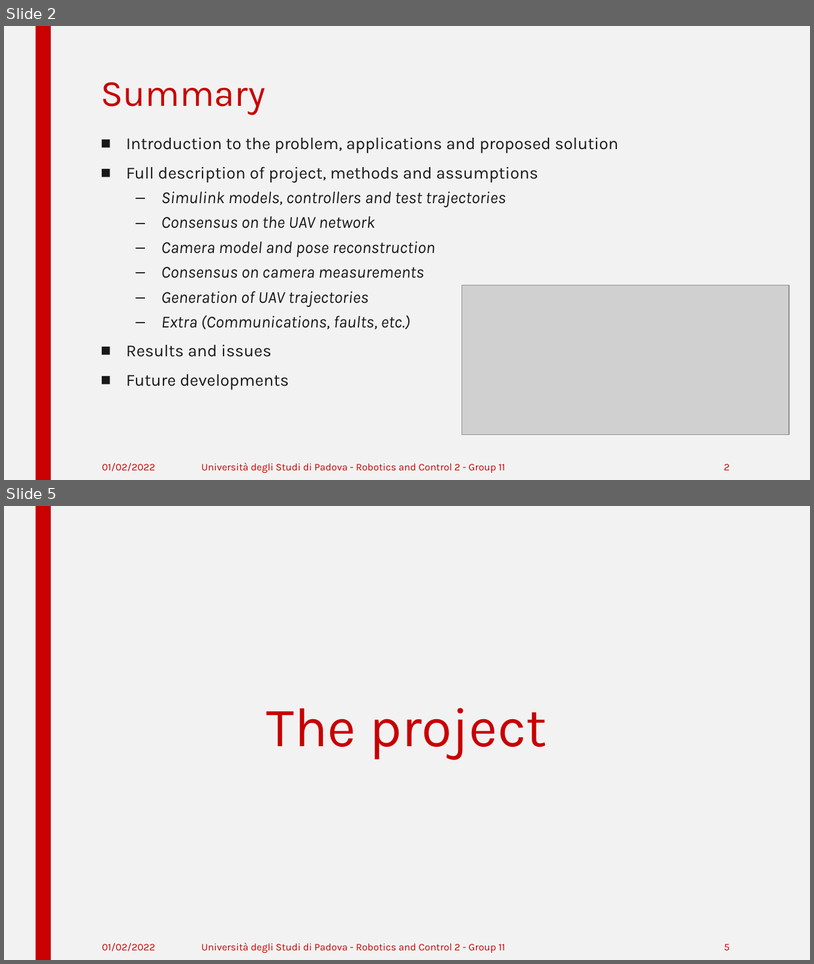
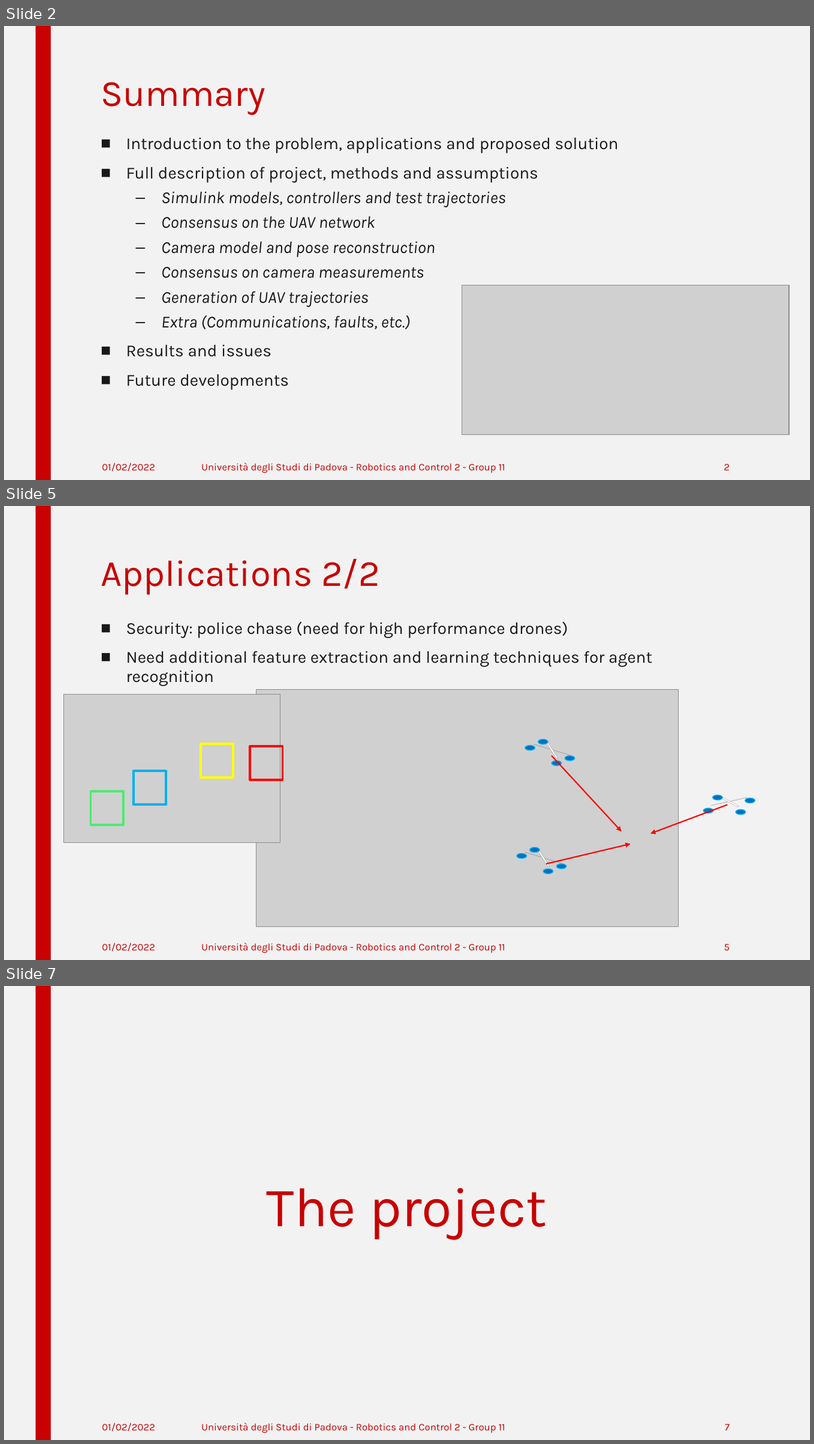
Before and after one commit to edopast/ROBOTICS_2_project, a slide deck: Presentation.pptx. Shown one above the other, each under a label of ours: slides 2 and 5 before the commit, slides 2, 5 and 7 after it; the slides between them are not shown. The pictures are 814x964 and 814x1444 pixels, drawn with LibreOffice and Linux fonts; fonts in the diff are those of the drawing; grey boxes stand for pictures. Boxes give left, top, right and bottom in pixels: in the first picture for what was removed or moved away, otherwise in the second. Text is boxed around its words. In the diff, an @@ line names an element or a change of style, - is before the commit and + after.

```diff
--- a/Presentation.pptx
+++ b/Presentation.pptx
@@ slide 5 added at (x1=4, y1=506, x2=810, y2=960), background #F2F2F2; not listed: 1 template element that a slide beside it also shows @@
@@ title added at (x1=101, y1=559, x2=380, y2=595), 44 pt, text #C80000 @@
+Applications 2/2
@@ text added at (x1=126, y1=622, x2=653, y2=686), 20 pt, text #181818 @@
+■ Security: police chase (need for high performance drones)
+■ Need additional feature extraction and learning techniques for agent recognition
@@ picture added at (x1=63, y1=694, x2=280, y2=843) @@
@@ picture added at (x1=256, y1=690, x2=679, y2=927) @@
@@ plus added at (x1=525, y1=723, x2=578, y2=775), fill #FFFFFF, outline #F2F2F2 2.75 pt @@
@@ ellipse added at (x1=539, y1=739, x2=548, y2=744), fill #0070C0, outline #00B0F0 1 pt @@
@@ rectangle added at (x1=201, y1=744, x2=233, y2=778), outline #FFFF00 2.75 pt @@
@@ rectangle added at (x1=250, y1=746, x2=283, y2=780), outline #FF0000 2.75 pt @@
@@ ellipse added at (x1=525, y1=745, x2=535, y2=750), fill #0070C0, outline #00B0F0 1 pt @@
@@ arrow added from (552, 756) to (621, 831), #FF0000 1.5 pt @@
@@ ellipse added at (x1=566, y1=756, x2=575, y2=760), fill #0070C0, outline #00B0F0 1 pt @@
@@ rectangle added at (x1=134, y1=771, x2=166, y2=805), outline #00B0F0 2.75 pt @@
@@ ellipse added at (x1=552, y1=760, x2=562, y2=766), fill #0070C0, outline #00B0F0 1 pt @@
@@ rectangle added at (x1=90, y1=791, x2=123, y2=825), outline #4BEB71 2.75 pt @@
@@ plus added at (x1=708, y1=781, x2=751, y2=822), fill #FFFFFF, outline #F2F2F2 2.75 pt @@
@@ arrow added from (728, 804) to (651, 833), #FF0000 1.5 pt @@
@@ ellipse added at (x1=704, y1=808, x2=714, y2=813), fill #0070C0, outline #00B0F0 1 pt @@
@@ ellipse added at (x1=713, y1=795, x2=723, y2=800), fill #0070C0, outline #00B0F0 1 pt @@
@@ ellipse added at (x1=736, y1=809, x2=746, y2=814), fill #0070C0, outline #00B0F0 1 pt @@
@@ ellipse added at (x1=746, y1=798, x2=755, y2=802), fill #0070C0, outline #00B0F0 1 pt @@
@@ plus added at (x1=518, y1=831, x2=570, y2=883), fill #FFFFFF, outline #F2F2F2 2.75 pt @@
@@ ellipse added at (x1=530, y1=847, x2=540, y2=852), fill #0070C0, outline #00B0F0 1 pt @@
@@ arrow added from (546, 864) to (631, 844), #FF0000 1.5 pt @@
@@ ellipse added at (x1=517, y1=853, x2=527, y2=858), fill #0070C0, outline #00B0F0 1 pt @@
@@ ellipse added at (x1=557, y1=864, x2=567, y2=868), fill #0070C0, outline #00B0F0 1 pt @@
@@ ellipse added at (x1=543, y1=868, x2=553, y2=873), fill #0070C0, outline #00B0F0 1 pt @@
@@ text added at (x1=102, y1=942, x2=155, y2=951), 12 pt, text #C80000 @@
+01/02/2022
@@ text added at (x1=201, y1=942, x2=506, y2=952), 12 pt, text #C80000 @@
+Università degli Studi di Padova - Robotics and Control 2 - Group 11
@@ page number added at (x1=725, y1=943, x2=730, y2=950), 12 pt, text #C80000 @@
+5
@@ what was slide 5 is now slide 7 @@
@@ page number at (x1=725, y1=1423, x2=730, y2=1430): text changed @@
-5
+7
```
Also in this commit, not shown: 2 slides changed, 1 other slide added.
